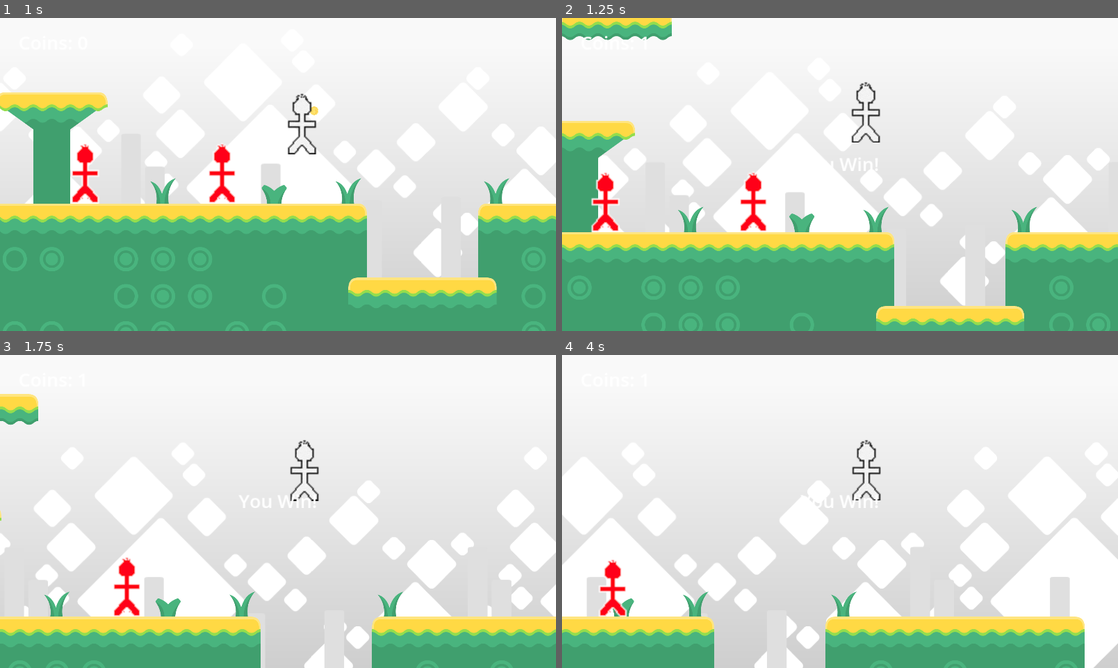
Above: before the commit, frames 1-4 (two rows, left to right).
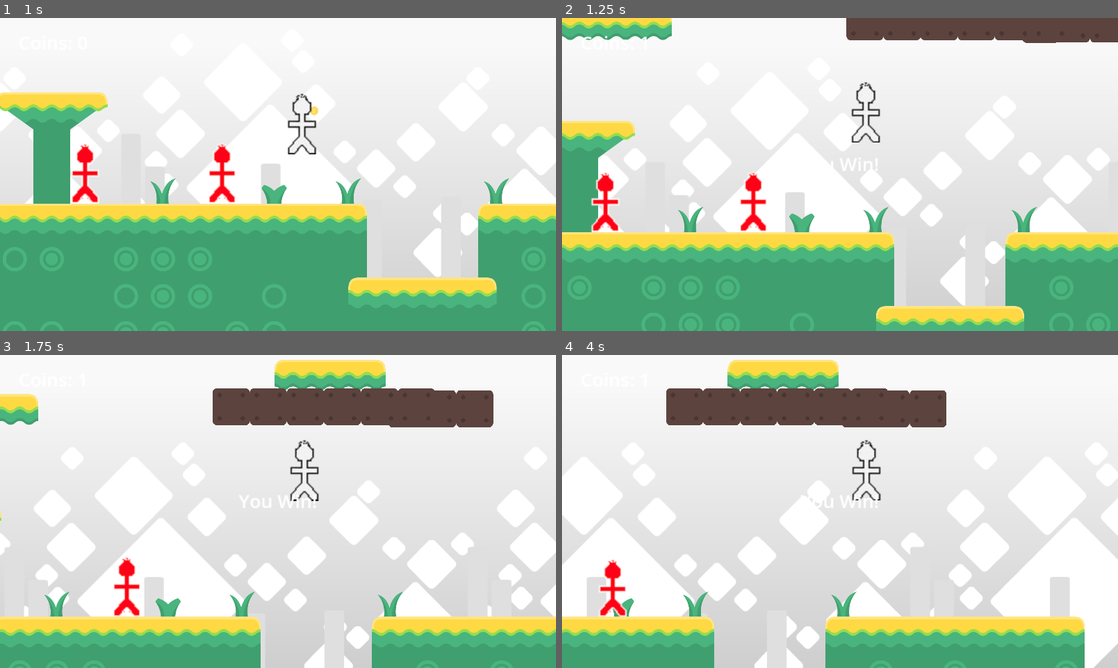
Above: after the commit, the same moments.

Repository: endlessm/moddable-platformer
Game: Godot game, scene res://main.tscn
The game is run twice, just before and just after one commit, with the same random seed, the same clock (stepped at 60 frames per second) and the same inputs.
Inputs:
- Up to frame 1 (1 s): tap Enter (ui_accept) at 0.5, 0.77 s; hold Right (ui_right) from 0.53 s (still down)
- Up to frame 2 (1.25 s): keep holding Right (ui_right)
- Up to frame 3 (1.75 s): keep holding Right (ui_right); tap Enter (ui_accept) at 1.52 s
- Up to frame 4 (4 s): release Right (ui_right) at 2.03 s; hold Left (ui_left) 2.03-2.78 s; hold Right (ui_right) from 2.78 s (still down); tap Enter (ui_accept) at 3.02, 3.77 s

Frame 1 is identical in both runs. In frame 2, 3.6% of the frame differs, in the area x 51-100%, y 0-8%; in frame 3, 7.7%, in the area x 38-89%, y 1-24%; in frame 4, 7.7%.
Error before the commit: Parse Error: Preload file "res://assets/world_tiles_1.png" does not exist. (res://components/platform/platform.gd:8)

Commit message:
Update platform component
Use different texture tiles for "one way". Picked from one of the
tilesets.

Unfortunately, remove the "skinny" option because the new assets don't
have that.

The only real need to use this component instead of drawing the
platform in the tileset is for the "falling platform" feature.

Diff:
--- a/components/platform/platform.gd
+++ b/components/platform/platform.gd
@@ -2,21 +2,16 @@
 class_name Platform
 extends Node2D
 
-enum PlatformType { FULL, SKINNY }
-
-const TILE_WIDTH: int = 64
-const SPRITE: Texture2D = preload("res://assets/world_tiles_1.png")
-
-## How thick is the platform?
-@export var type: PlatformType = PlatformType.FULL:
-	set = _set_type
+const TILE_WIDTH: int = 128
+const SPRITE: Texture2D = preload("res://assets/tiles-a.png")
 
 ## How many tiles wide is the platform?
 @export_range(1, 20, 1) var width: int = 3:
 	set = _set_width
 
 ## Can you jump through the bottom of the platform?
-@export var one_way: bool = false
+@export var one_way: bool = false:
+	set = _set_one_way
 
 ## Number of seconds after touching the platform for it to fall.
 ## Negative values won't fall.
@@ -31,15 +26,15 @@
 @onready var _animation_player := %AnimationPlayer
 
 
-func _set_type(new_type):
-	type = new_type
+func _set_width(new_width):
+	width = new_width
 
 	if is_node_ready():
 		_recreate_sprites()
 
 
-func _set_width(new_width):
-	width = new_width
+func _set_one_way(new_one_way):
+	one_way = new_one_way
 
 	if is_node_ready():
 		_recreate_sprites()
@@ -51,32 +46,30 @@
 
 	_collision_shape.shape = RectangleShape2D.new()
 	_collision_shape.one_way_collision = one_way
-
-	match type:
-		PlatformType.FULL:
-			_collision_shape.shape.set_size(Vector2(width * TILE_WIDTH, TILE_WIDTH))
-			_collision_shape.position.y = 0
-		PlatformType.SKINNY:
-			_collision_shape.shape.set_size(Vector2(width * TILE_WIDTH, 40))
-			_collision_shape.position.y = -12
-
-	_area_collision_shape.shape = _collision_shape.shape
-	_area_collision_shape.position = _collision_shape.position + Vector2(0, -8)
+	_collision_shape.shape.set_size(Vector2(width * TILE_WIDTH, TILE_WIDTH))
+	_area_collision_shape.shape.set_size(
+		Vector2(width * TILE_WIDTH, _area_collision_shape.shape.size[1])
+	)
 
 	var center: float = (width - 1) * TILE_WIDTH / 2.0
 
 	for i in range(0, width):
 		var new_sprite := Sprite2D.new()
 		new_sprite.texture = SPRITE
-		new_sprite.hframes = 10
-		new_sprite.vframes = 4
-
-		match type:
-			PlatformType.FULL:
-				new_sprite.frame_coords = Vector2i(0, 1)
-			PlatformType.SKINNY:
-				new_sprite.frame_coords = Vector2i(1, 1)
-
+		new_sprite.hframes = 12
+		new_sprite.vframes = 3
+		if one_way:
+			if i == 0:
+				if width == 1:
+					new_sprite.frame_coords = Vector2i(8, 0)
+				else:
+					new_sprite.frame_coords = Vector2i(5, 0)
+			elif i == width - 1:
+				new_sprite.frame_coords = Vector2i(7, 0)
+			else:
+				new_sprite.frame_coords = Vector2i(6, 0)
+		else:
+			new_sprite.frame_coords = Vector2i(10, 1)
 		new_sprite.position = Vector2(i * TILE_WIDTH - center, 0)
 		_sprites.add_child(new_sprite)
 
@@ -91,15 +84,13 @@
 
 
 func _on_area_2d_body_entered(body):
-	# TODO: Add Player class_name to player.gd
-	if body.name == "Player":
-		# HACK: When player enters trigger area from top
-		if abs(body.position.y - position.y + 64) < 5:
-			if fall_time > 0:
-				fall_timer.start(fall_time)
-				_animation_player.play("shake")
-			if fall_time == 0:
-				_rigid_body.call_deferred("set_freeze_enabled", false)
+	if not body.name == "Player":
+		return
+	if fall_time > 0:
+		fall_timer.start(fall_time)
+		_animation_player.play("shake")
+	elif fall_time == 0:
+		_rigid_body.call_deferred("set_freeze_enabled", false)
 
 
 func _fall():
--- a/components/platform/platform.tscn
+++ b/components/platform/platform.tscn
@@ -1,9 +1,12 @@
-[gd_scene load_steps=5 format=3 uid="uid://coq6d3u6wnvs2"]
+[gd_scene load_steps=6 format=3 uid="uid://coq6d3u6wnvs2"]
 
 [ext_resource type="Script" path="res://components/platform/platform.gd" id="1_dpc6h"]
 
-[sub_resource type="RectangleShape2D" id="RectangleShape2D_n1xjl"]
-size = Vector2(192, 64)
+[sub_resource type="RectangleShape2D" id="RectangleShape2D_i4vtk"]
+size = Vector2(384, 40)
+
+[sub_resource type="RectangleShape2D" id="RectangleShape2D_o2vn2"]
+size = Vector2(384, 128)
 
 [sub_resource type="Animation" id="Animation_6232f"]
 resource_name = "shake"
@@ -36,19 +39,20 @@
 mass = 1000.0
 freeze = true
 
-[node name="Sprites" type="Node2D" parent="RigidBody2D"]
-unique_name_in_owner = true
-
-[node name="CollisionShape2D" type="CollisionShape2D" parent="RigidBody2D"]
-unique_name_in_owner = true
-shape = SubResource("RectangleShape2D_n1xjl")
-
 [node name="Area2D" type="Area2D" parent="RigidBody2D"]
 
 [node name="AreaCollisionShape2D" type="CollisionShape2D" parent="RigidBody2D/Area2D"]
 unique_name_in_owner = true
-position = Vector2(0, -8)
-shape = SubResource("RectangleShape2D_n1xjl")
+position = Vector2(0, -84)
+shape = SubResource("RectangleShape2D_i4vtk")
+
+[node name="CollisionShape2D" type="CollisionShape2D" parent="RigidBody2D"]
+unique_name_in_owner = true
+shape = SubResource("RectangleShape2D_o2vn2")
+
+[node name="Sprites" type="Node2D" parent="RigidBody2D"]
+unique_name_in_owner = true
+texture_filter = 3
 
 [node name="AnimationPlayer" type="AnimationPlayer" parent="RigidBody2D"]
 unique_name_in_owner = true
